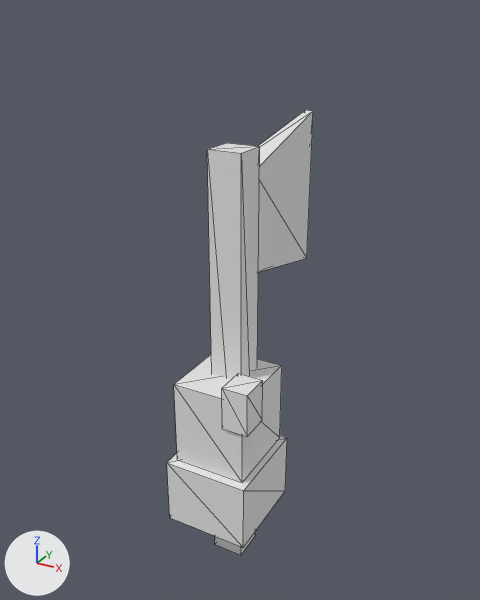
Before and after pictures for a commit that changed the glTF model models/axe.glb.
Rendered twice from a 50 mm camera at (0.324, -0.576, 0.586) aimed at (-0.023, 0.054, 0.271). Arrows for +X, +Y and +Z are at lower left; the lights stay in place. The older version comes first. Mesh edges are drawn as thin lines. Vertices at exactly the same position are counted once.

The older version as bpy lines, for what is in view:
```python
me_blade = bpy.data.meshes.new('Blade')
me_blade.from_pydata(...)  # 8 vertices, 12 faces; spans x -0.015..0.015, y -0.085..0.085, z -0.094..0.094
me_handfist = bpy.data.meshes.new('HandFist')
me_handfist.from_pydata(...)  # a box spanning x -0.0425..0.0425, y -0.0475..0.0475, z -0.05..0.05
me_handle = bpy.data.meshes.new('Handle')
me_handle.from_pydata(...)  # a box spanning x -0.019..0.019, y -0.019..0.019, z -0.25..0.25
ob_blade = bpy.data.objects.new('Blade', me_blade)
ob_blade.location = (0.0, 0.1, 0.38)
ob_handfist = bpy.data.objects.new('HandFist', me_handfist)
ob_handfist.location = (0.0, -0.012, 0.16)
ob_handle = bpy.data.objects.new('Handle', me_handle)
ob_handle.location = (0.0, 0.0, 0.21)
# also in view: 'HandCuff' at (0.0, -0.015, 0.07); 'HandThumb' at (0.035, -0.045, 0.2)
```
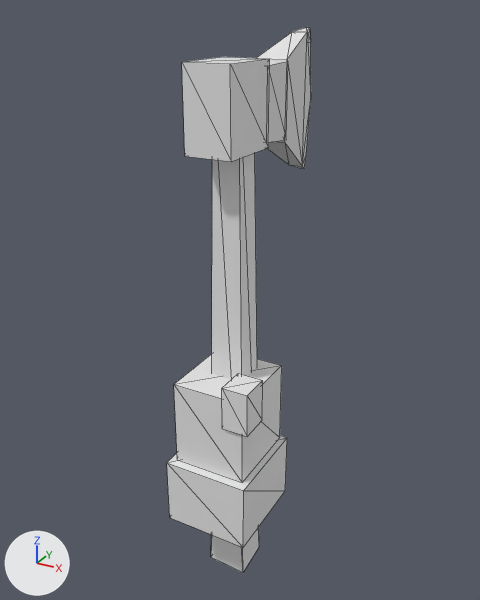
The change, as a list of edits to the scene's bpy script:
```text
Change me_handle:
    used by ob_handle; location = (0.0, 0.0, 0.21)
    remove me_handle.from_pydata(...)  # 8 vertices, 12 faces; spans x -0.019..0.019, y -0.019..0.019, z -0.25..0.25
    add me_handle.from_pydata(...)  # 8 vertices, 12 faces; spans x -0.025..0.025, y -0.025..0.025, z -0.3..0.3
    me_handle part 1: the whole mesh is rebuilt
    me_handle part 2
    8 vertices are added at x -0.025..0.025, y -0.025..0.025, z -0.3..0.3
    12 new faces join them
Add me_head:
    me_head.from_pydata(...)  # 34 vertices, 56 faces; spans x -0.026..0.026, y -0.05..0.184, z -0.094..0.066
Remove ob_blade:
    ob_blade = bpy.data.objects.new('Blade', me_blade)
    ob_blade.location = (0.0, 0.1, 0.38)
Change ob_handle:
    ob_handle.location: (0.0, 0.0, 0.21) -> (0.0, 0.0, 0.24)
Add ob_head:
    ob_head = bpy.data.objects.new('Head', me_head)
    ob_head.location = (0.0, 0.0, 0.5)
```

Location of each change, (x1, y1, x2, y2) in pixels of the pictures (480 x 600 px):
'Head', added: after (182, 27, 311, 169)
'Handle', reshaped, moved: before (207, 143, 260, 555); after (211, 153, 259, 572)
'Blade', deleted: before (258, 110, 313, 272)
part 1 of me_handle, deleted: before (207, 143, 260, 555)
part 2 of me_handle, added: after (211, 153, 259, 572)
